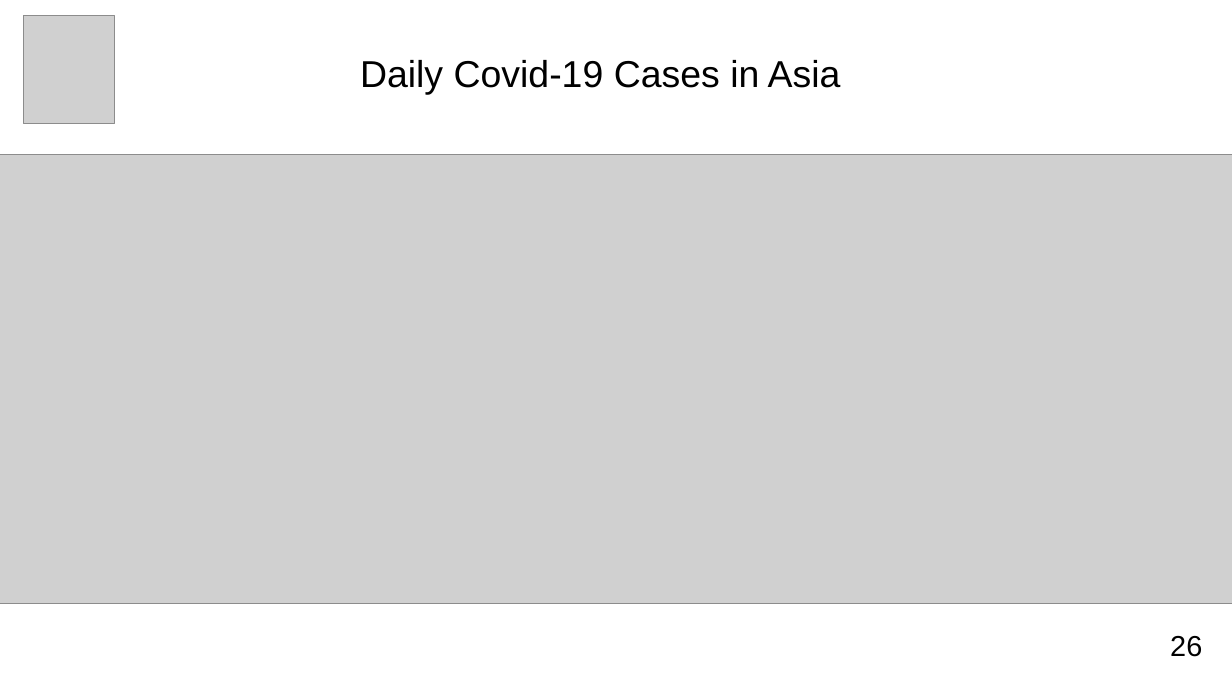
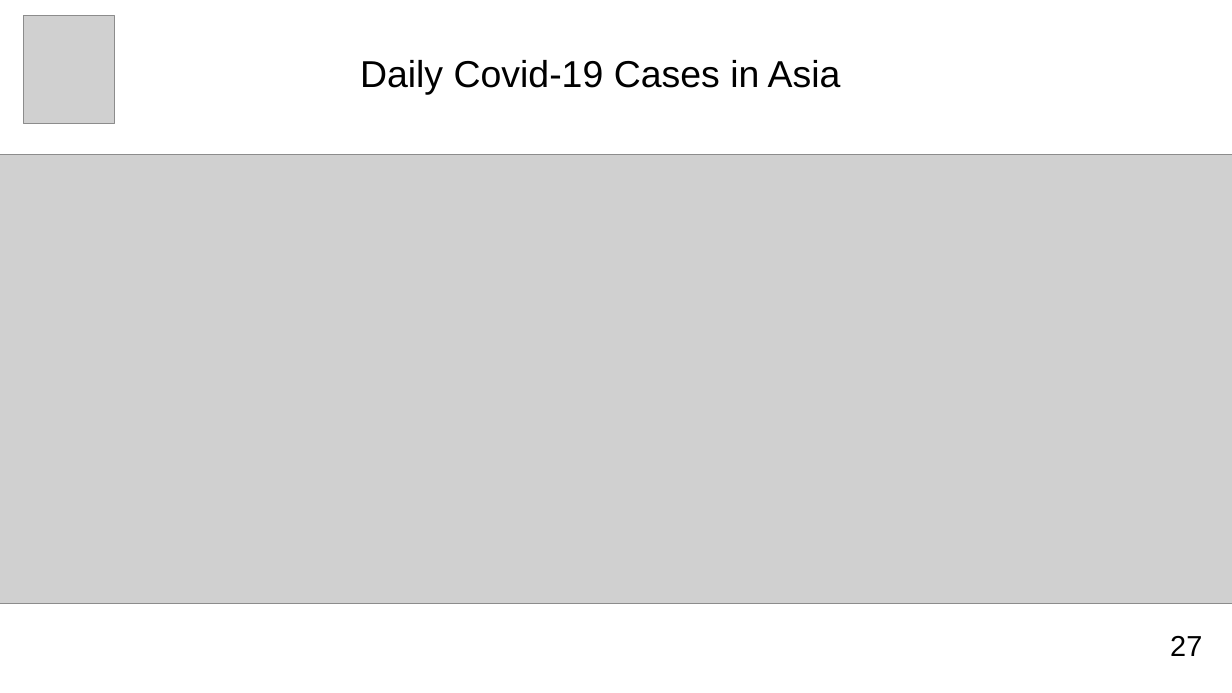
Before and after one commit to msdec321/DataAnalysisWorkbooks, a slide deck: slide 28 of Covid19/Covid19_dashboard.pptx (slide 27 before the commit). Drawn at 1232x693 pixels with LibreOffice and Linux fonts; fonts in the diff are those of the drawing; grey boxes stand for pictures. Boxes give left, top, right and bottom in pixels: in the first picture for what was removed or moved away, otherwise in the second. Text is boxed around its words. In the diff, an @@ line names an element or a change of style, - is before the commit and + after.

```diff
--- a/Covid19/Covid19_dashboard.pptx
+++ b/Covid19/Covid19_dashboard.pptx
@@ text at [1170,636,1202,656]: text changed @@
-26
+27
```
Also in this commit, not shown: 33 other slides changed, 1 slide added.
